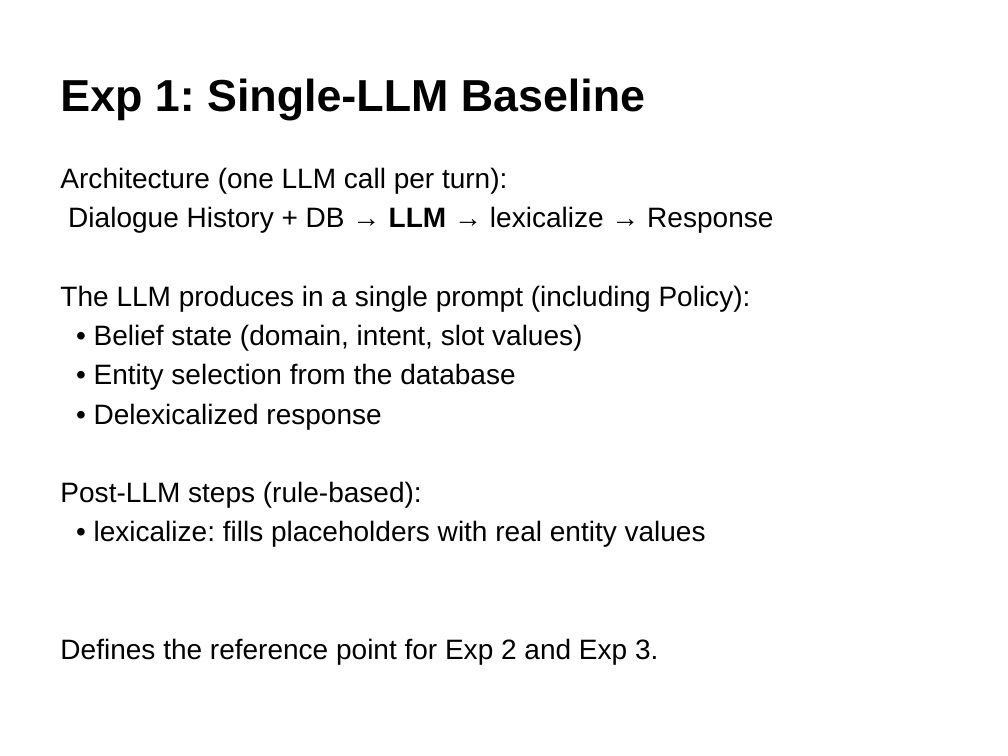
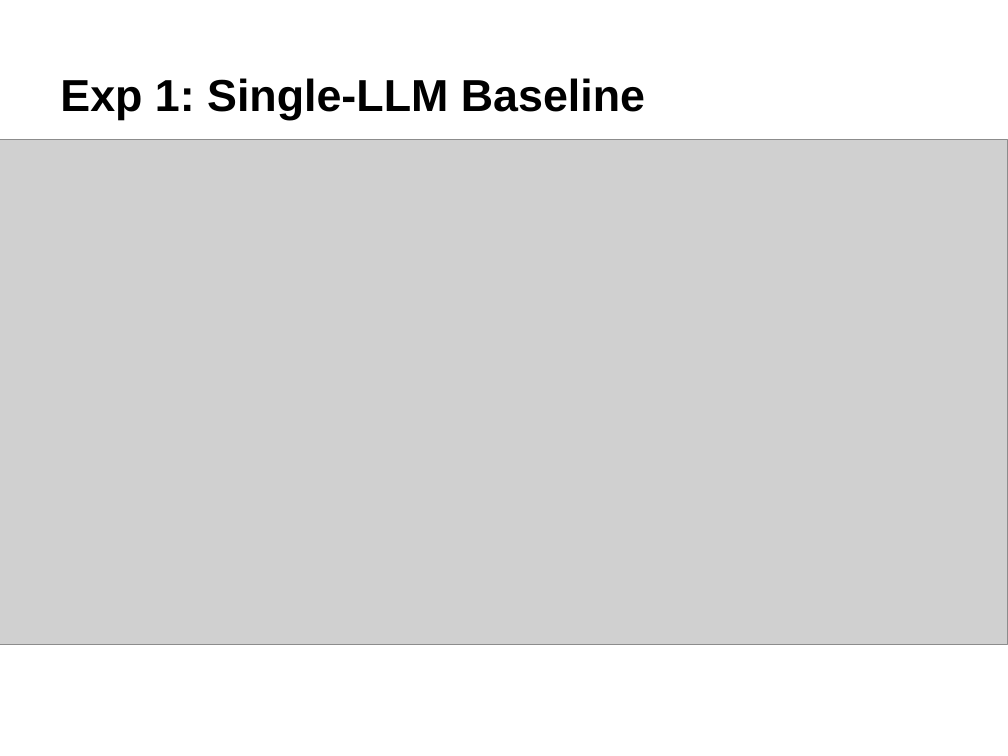
Before and after one commit to GiX007/mlp4cs, a slide deck: slide 7 of docs/presentation.pptx. Drawn at 1008x756 pixels with LibreOffice and Linux fonts; fonts in the diff are those of the drawing; grey boxes stand for pictures. Boxes give left, top, right and bottom in pixels: in the first picture for what was removed or moved away, otherwise in the second. Text is boxed around its words. In the diff, an @@ line names an element or a change of style, - is before the commit and + after.

```diff
--- a/docs/presentation.pptx
+++ b/docs/presentation.pptx
@@ picture added at bbox=[0, 140, 1008, 644] @@
@@ text removed at bbox=[60, 167, 773, 664] @@
-Architecture (one LLM call per turn):
-Dialogue History + DB → LLM → lexicalize → Response
-The LLM produces in a single prompt (including Policy):
-• Belief state (domain, intent, slot values)
-• Entity selection from the database
-• Delexicalized response
-Post-LLM steps (rule-based):
-• lexicalize: fills placeholders with real entity values
-Defines the reference point for Exp 2 and Exp 3.
```
Also in this commit, not shown: 1 other slide changed, 1 slide added, 4 other files.
